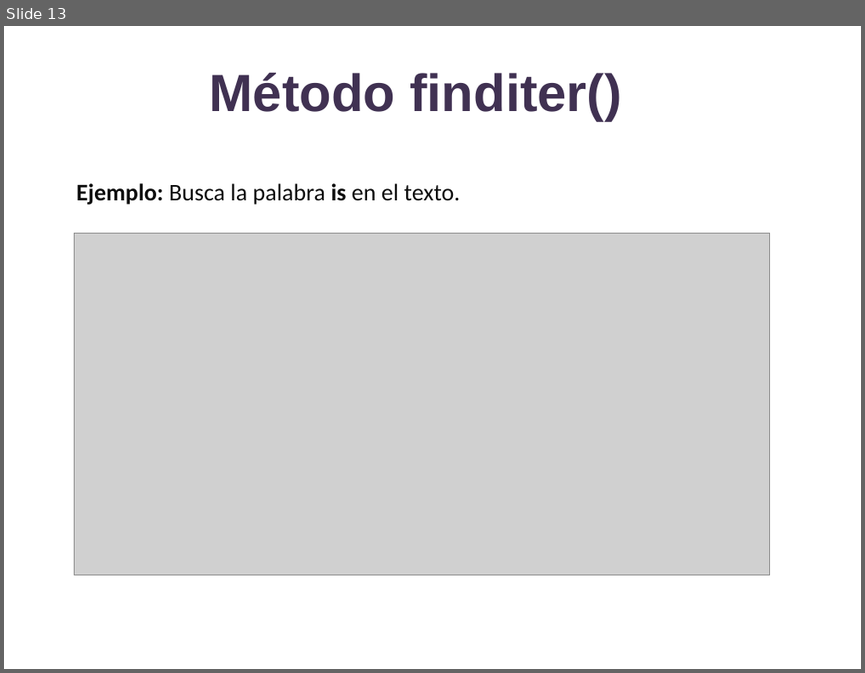
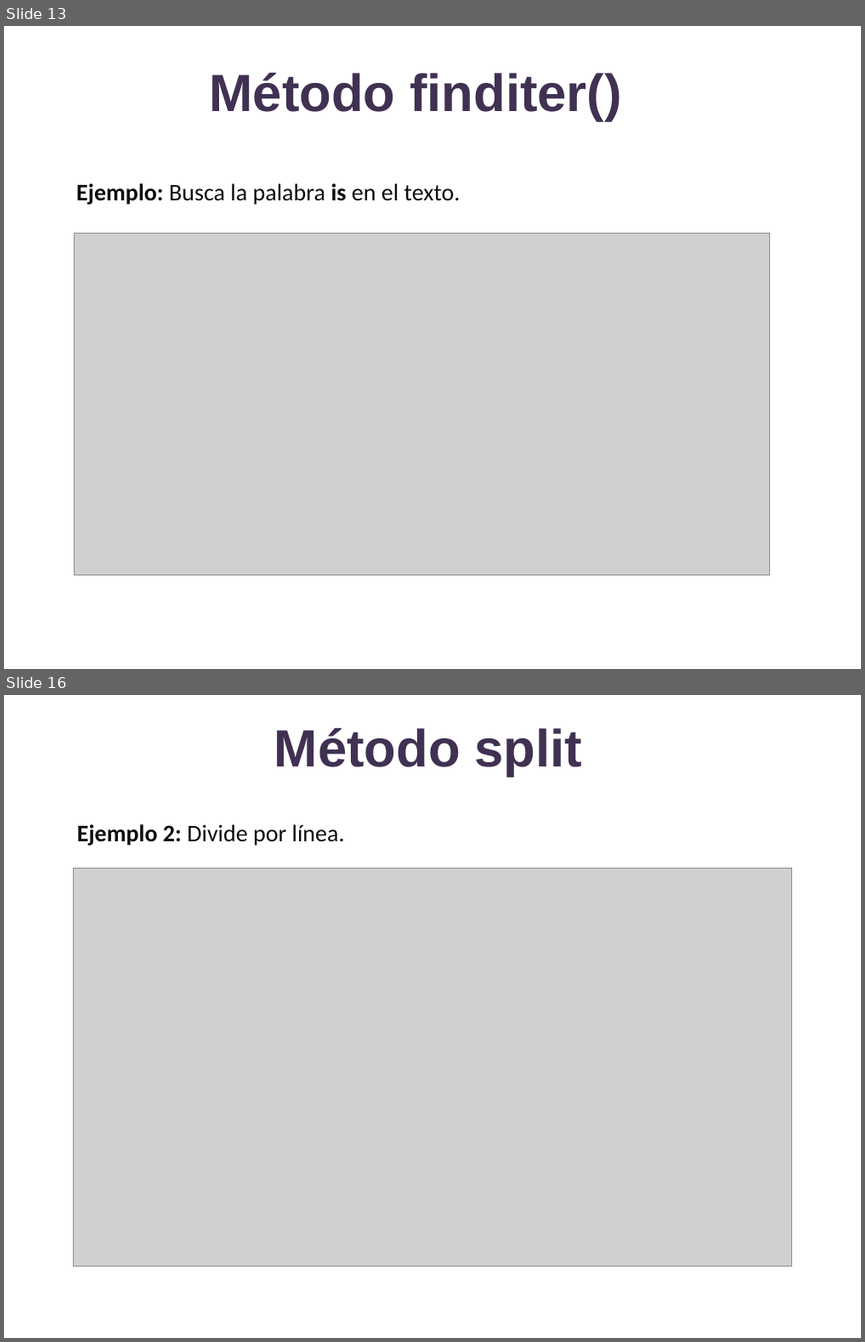
Before and after one commit to lizetheP/Analitica, a slide deck: CalendarioAgo2022/presentaciones/19_Modulo_re.pptx. Shown one above the other, each under a label of ours: slide 13 before the commit, slides 13 and 16 after it; the slides between them are not shown. The pictures are 865x673 and 865x1342 pixels, drawn with LibreOffice and Linux fonts; fonts in the diff are those of the drawing; grey boxes stand for pictures. Boxes give left, top, right and bottom in pixels: in the first picture for what was removed or moved away, otherwise in the second. Text is boxed around its words. In the diff, an @@ line names an element or a change of style, - is before the commit and + after.

```diff
--- a/CalendarioAgo2022/presentaciones/19_Modulo_re.pptx
+++ b/CalendarioAgo2022/presentaciones/19_Modulo_re.pptx
@@ slide 16 added at bbox=[4, 695, 861, 1338], background #FFFFFF @@
@@ title added at bbox=[274, 728, 582, 777], 44 pt, text #403152, bold @@
+Método split
@@ text added at bbox=[77, 824, 345, 845], 20 pt, text #0D0D0D @@
+Ejemplo 2: Divide por línea.
@@ picture added at bbox=[74, 868, 791, 1266] @@
```
Also in this commit, not shown: 2 slides changed, 5 other slides added, 13 other files.
